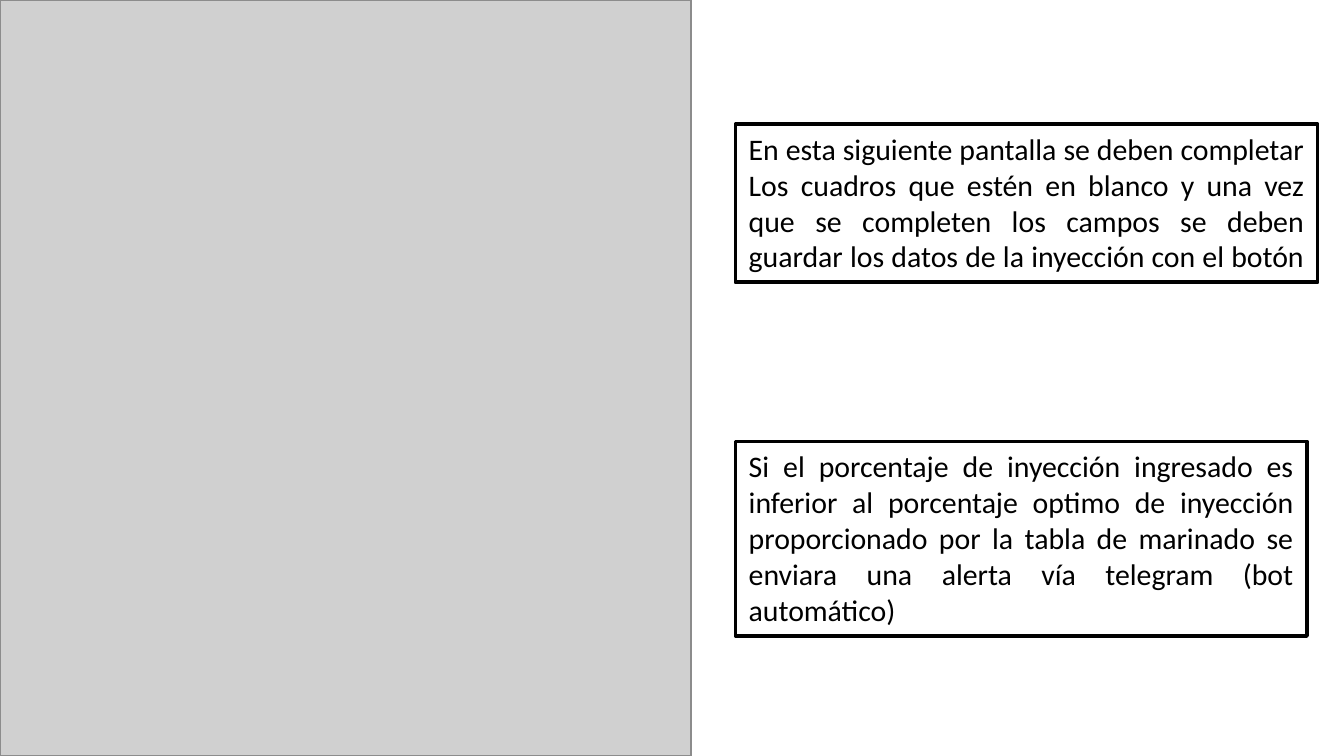
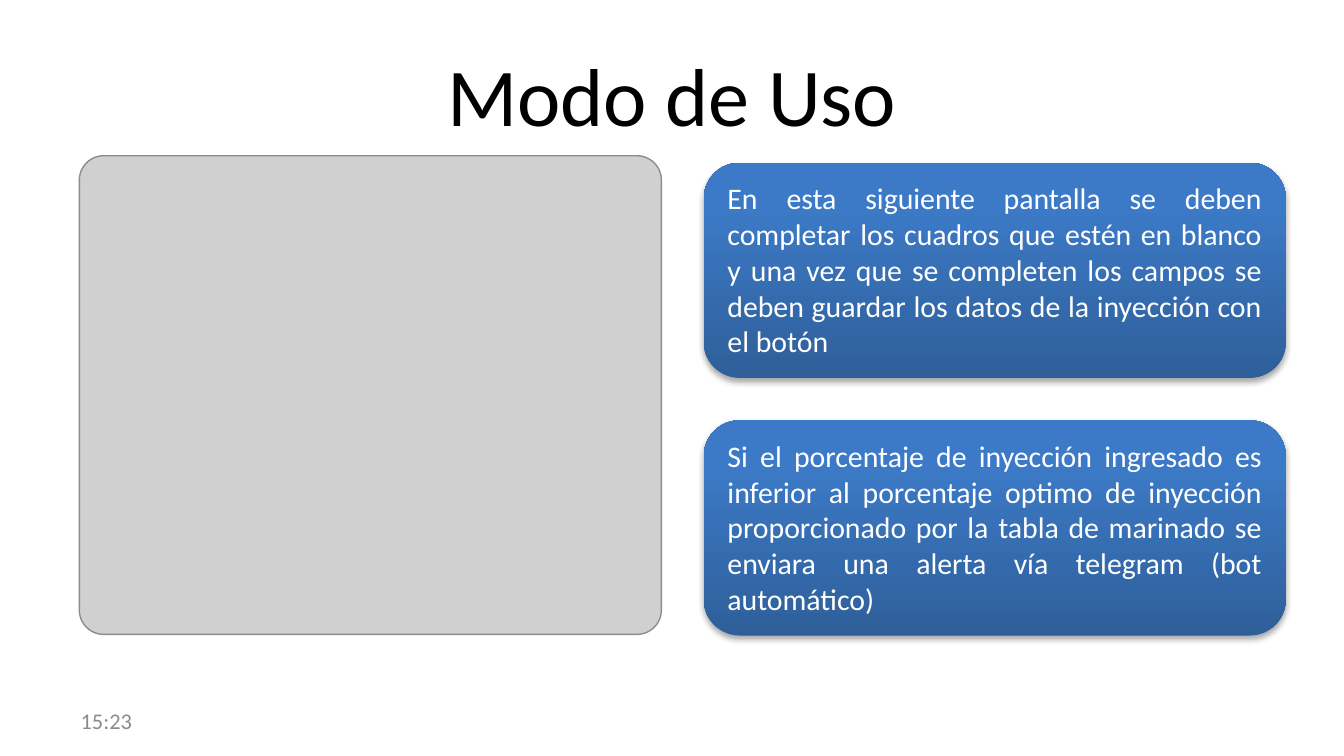
Before and after one commit to marcuxo/ariztindicador, a slide deck: slide 5 of server/public/descarga/CONTROL DE INYECCION.pptx. Drawn at 1344x756 pixels with LibreOffice and Linux fonts; fonts in the diff are those of the drawing; grey boxes stand for pictures; background and template pictures are left out. Boxes give left, top, right and bottom in pixels: in the first picture for what was removed or moved away, otherwise in the second. Text is boxed around its words. In the diff, an @@ line names an element or a change of style, - is before the commit and + after.

```diff
--- a/server/public/descarga/CONTROL DE INYECCION.pptx
+++ b/server/public/descarga/CONTROL DE INYECCION.pptx
@@ title added at <box>447,69,896,127</box>, 44 pt, text #000000 @@
+Modo de Uso
@@ picture: place and size @@
-picture at <box>0,0,691,755</box>
+picture at <box>79,156,661,634</box>
@@ rounded rectangle "En esta siguiente pantalla se ...": place and size @@
-rounded rectangle "En esta siguiente pantalla se ..." at <box>735,124,1317,282</box>
+rounded rectangle "En esta siguiente pantalla se ..." at <box>704,163,1286,378</box>
@@ rounded rectangle "En esta siguiente pantalla se ..." at <box>704,163,1286,378</box>: rectangle to rounded rectangle; fill #FFFFFF to gradient #2F5F99 to #3D7CC7 to #3A7CCB; outline #000000 2 pt to none; shadow on @@
@@ text in rounded rectangle at <box>727,188,1262,352</box>: text changed; text colour #000000 to #FFFFFF @@
-En esta siguiente pantalla se deben completar
-Los cuadros que estén en blanco y una vez que se completen los campos se deben guardar los datos de la inyección con el botón
+En esta siguiente pantalla se deben completar los cuadros que estén en blanco y una vez que se completen los campos se deben guardar los datos de la inyección con el botón
@@ rounded rectangle "Si el porcentaje de inyección ...": place and size @@
-rounded rectangle "Si el porcentaje de inyección ..." at <box>735,441,1306,636</box>
+rounded rectangle "Si el porcentaje de inyección ..." at <box>704,421,1286,636</box>
@@ rounded rectangle "Si el porcentaje de inyección ..." at <box>704,421,1286,636</box>: text colour #000000 to #FFFFFF; rectangle to rounded rectangle; fill #FFFFFF to gradient #2F5F99 to #3D7CC7 to #3A7CCB; outline #000000 2 pt to none; shadow on @@
@@ text added at <box>81,714,132,729</box>, 12 pt, text #8C8C8C @@
+15:23
```
Also in this commit, not shown: 8 other slides changed, 1 slide added, 4 other files.
